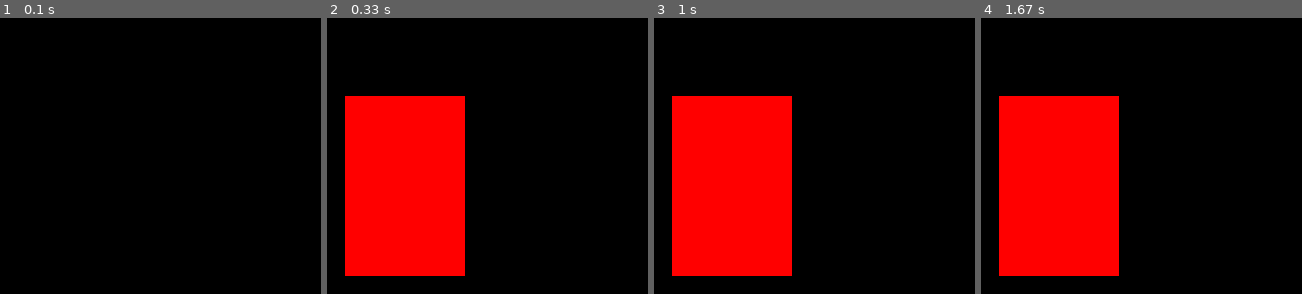
Above: before the commit, frames 1-4 (left to right).
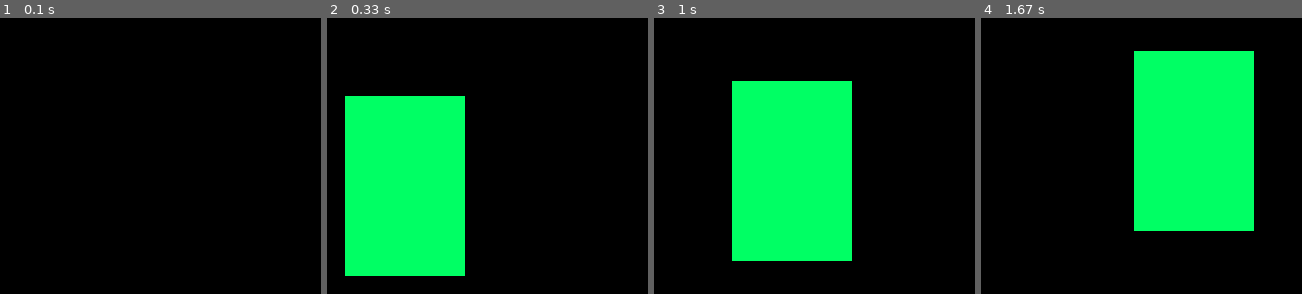
Above: after the commit, the same moments.

Repository: Astrol99/pygame_experimenting
Game: pygame game, started from first_game/blobGame.py
The game is run twice, just before and just after one commit, with the same random seed, the same clock (stepped at 60 frames per second) and the same inputs.
Inputs:
- Up to frame 1 (0.1 s): no input
- Up to frame 2 (0.33 s): no input
- Up to frame 3 (1 s): hold Right 0.33-0.8 s; hold Up from 0.83 s (still down)
- Up to frame 4 (1.67 s): release Up at 1.13 s; hold Right 1.17-1.63 s

Frame 1 is identical in both runs. In frame 2, 24% of the frame differs, in the area x 5-43%, y 28-94%; in frame 3, 38%; in frame 4, 49%, in the area x 5-86%, y 11-94%.

Commit message:
Added movement

Diff:
--- a/first_game/blobGame.py
+++ b/first_game/blobGame.py
@@ -24,7 +24,20 @@
             run = False                 # false and stops loop, eventually running pygame.quit() which is outside of loop
 
 
-    pygame.draw.rect(win, (255, 0, 0), (x, y, width, height))  # Creates the rectangle shape on window surface
+    keys = pygame.key.get_pressed()     # Gets all keys pressed and stores it into a list
+
+    # If these key arrows are moved, update position of object
+    if keys[pygame.K_LEFT]:
+        x -= vel
+    if keys[pygame.K_RIGHT]:
+        x += vel
+    if keys[pygame.K_UP]:
+        y -= vel
+    if keys[pygame.K_DOWN]:
+        y += vel
+
+    win.fill((0,0,0))   # Fill screen before drawing another one to not create a mess
+    pygame.draw.rect(win, (0, 255, 100), (x, y, width, height))  # Creates the rectangle shape on window surface
     pygame.display.update()     # Updates window to put shape on window
 
 pygame.quit()   # Closes window and exits program
